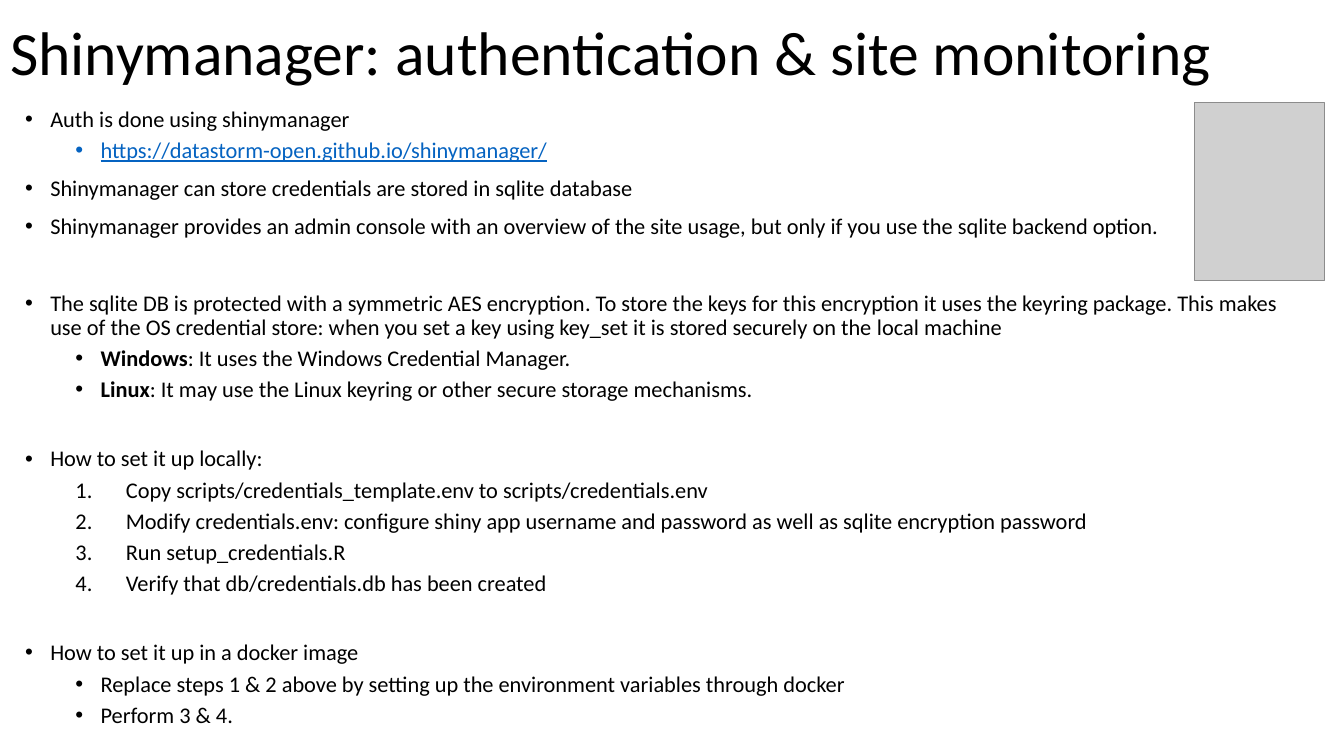
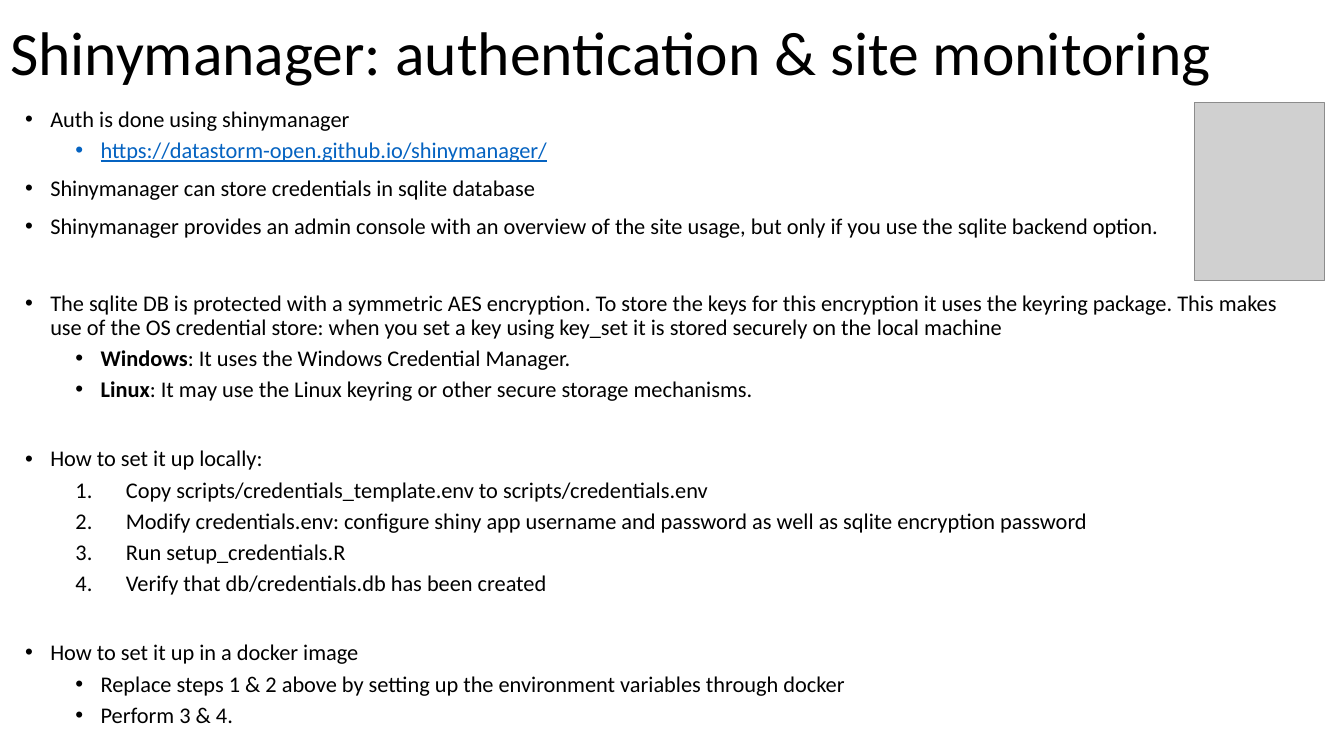
Before and after one commit to jorritvm/stocks_dashboard, a slide deck: slide 6 of doc/stock_dashboard_documentation.pptx. Drawn at 1344x756 pixels with LibreOffice and Linux fonts; fonts in the diff are those of the drawing; grey boxes stand for pictures. Boxes give left, top, right and bottom in pixels: in the first picture for what was removed or moved away, otherwise in the second. Text is boxed around its words. In the diff, an @@ line names an element or a change of style, - is before the commit and + after.

```diff
--- a/doc/stock_dashboard_documentation.pptx
+++ b/doc/stock_dashboard_documentation.pptx
@@ text at box(50, 180, 535, 200): text changed @@
-• Shinymanager can store credentials are stored in sqlite database
+• Shinymanager can store credentials in sqlite database
```
Also in this commit, not shown: 3 other slides changed, 5 other files.
